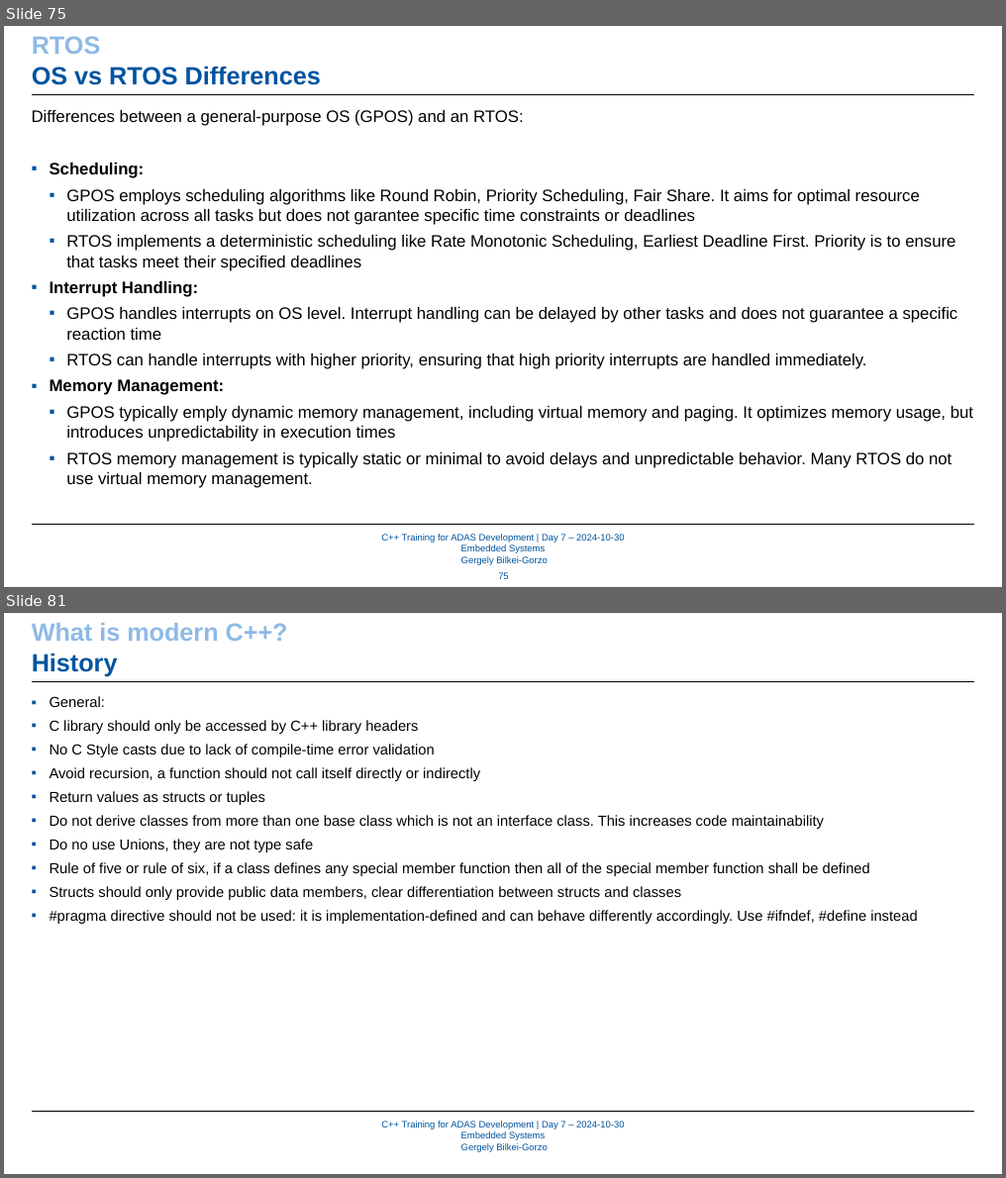
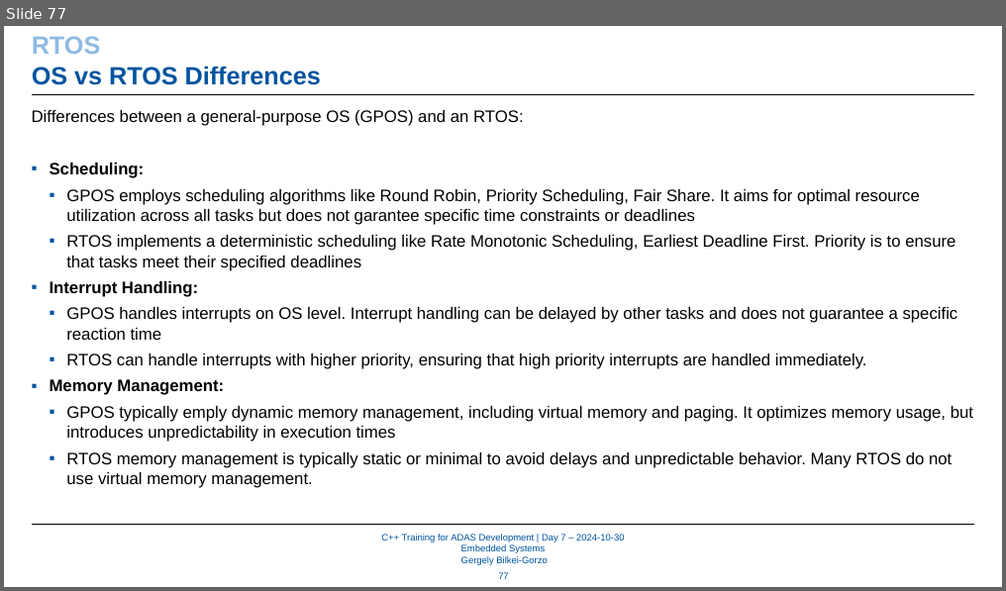
Before and after one commit to WhR4Ven/Diss_Dokument, a slide deck: Vortrag/07_Embedded_Systems.pptx. Shown one above the other, each under a label of ours: slides 75 and 81 before the commit, slide 77 after it; the slides between them are not shown. The pictures are 1006x1178 and 1006x591 pixels, drawn with LibreOffice and Linux fonts; fonts in the diff are those of the drawing; background and template pictures are left out. Boxes give left, top, right and bottom in pixels: in the first picture for what was removed or moved away, otherwise in the second. Text is boxed around its words. In the diff, an @@ line names an element or a change of style, - is before the commit and + after.

```diff
--- a/Vortrag/07_Embedded_Systems.pptx
+++ b/Vortrag/07_Embedded_Systems.pptx
@@ slide 81 removed at (4, 613, 1002, 1174), background #FFFFFF; not listed: 3 template elements that a slide beside it also shows @@
@@ text removed at (32, 623, 288, 676) @@
-What is modern C++?
-History
@@ text removed at (50, 696, 917, 924) @@
-▪ General:
-▪ C library should only be accessed by C++ library headers
-▪ No C Style casts due to lack of compile-time error validation
-▪ Avoid recursion, a function should not call itself directly or indirectly
-▪ Return values as structs or tuples
-▪ Do not derive classes from more than one base class which is not an interface class. This increases code maintainability
-▪ Do no use Unions, they are not type safe
-▪ Rule of five or rule of six, if a class defines any special member function then all of the special member function shall be defined
-▪ Structs should only provide public data members, clear differentiation between structs and classes
-▪ #pragma directive should not be used: it is implementation-defined and can behave differently accordingly. Use #ifndef, #define instead
@@ what was slide 75 is now slide 77 @@
@@ page number at (498, 572, 509, 579): text changed @@
-75
+77
```
Also in this commit, not shown: 11 slides changed, 2 slides added, 3 other slides removed.
